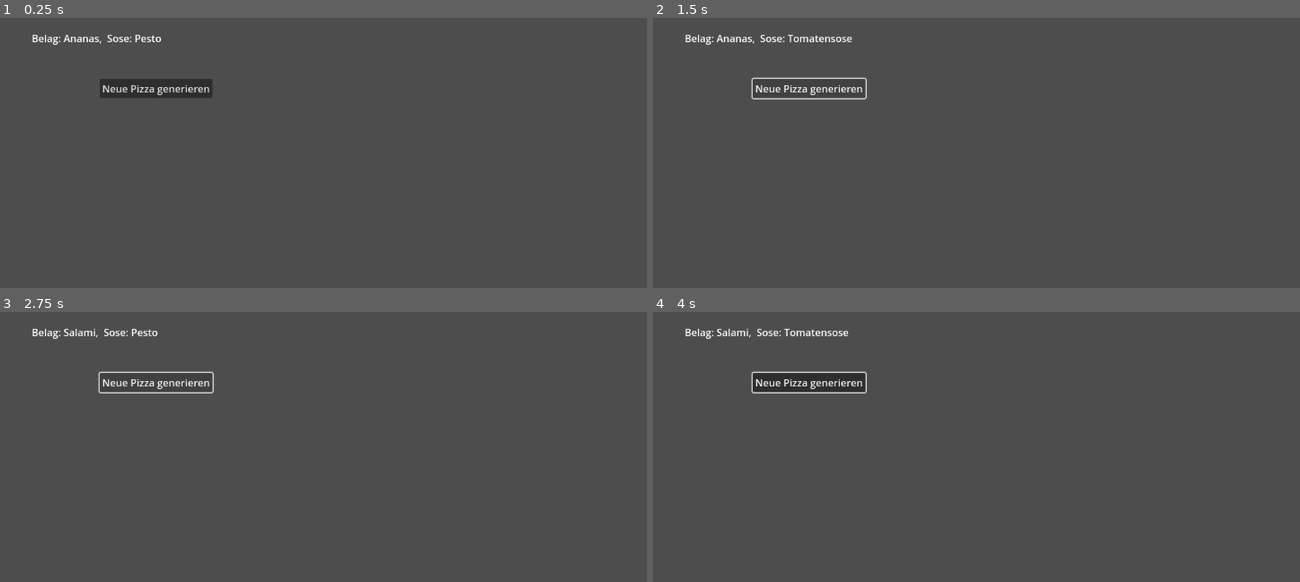
Above: before the commit, frames 1-4 (two rows, left to right).
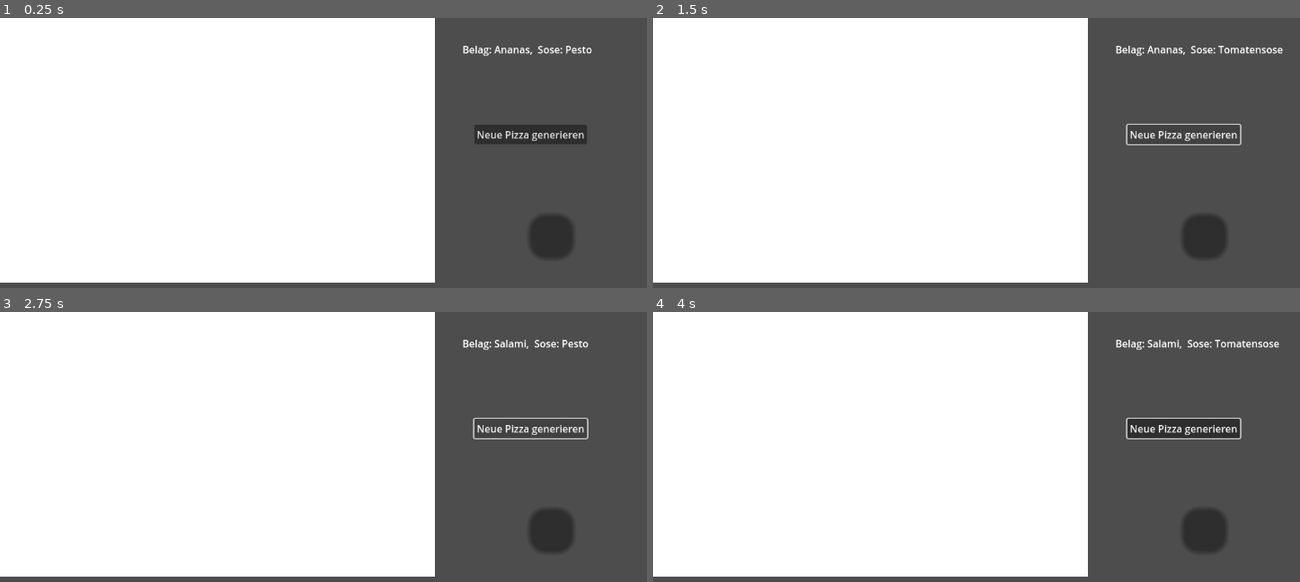
Above: after the commit, the same moments.

Repository: frndotmsn/pizzakatze
Game: Godot game, scene res://node_2d.tscn
The game is run twice, just before and just after one commit, with the same random seed, the same clock (stepped at 60 frames per second) and the same inputs.
Inputs (mouse positions are in pixels of both pictures, inside the frame that each line leads up to):
- Up to frame 1 (0.25 s): no input
- Up to frame 2 (1.5 s): click "Neue Pizza generieren" at 0.5 s; click "Neue Pizza generieren" at 1.25 s
- Up to frame 3 (2.75 s): click "Neue Pizza generieren" at 2 s
- Up to frame 4 (4 s): tap Enter at 2.75 s; move the mouse to (1170, 492) at 2.77 s; press the mouse at (1170, 492) at 2.78 s; tap Space at 3.5 s; move the mouse to (866, 533) at 3.52 s; release the mouse at (866, 533) at 3.53 s; click (866, 533) at 3.6 s

The runs differ from the first frame. In frame 1, 68% of the frame differs, in the area x 0-92%, y 0-99%; in frame 2, 68%; in frame 3, 67%; in frame 4, 68%, in the area x 0-97%, y 0-99%.

Commit message:
zeichenfläche hinzugefügt

Diff:
--- /dev/null
+++ b/DrawTable.gd
@@ -0,0 +1,37 @@
+extends Node2D
+
+var drawing = false
+var last_mouse_position: Vector2
+@export var current_color: Color = Color.BLACK
+@onready var rect = $ColorRect
+
+func set_color(new_color):
+	current_color = new_color
+
+# Called when the node enters the scene tree for the first time.
+func _ready():
+	pass # Replace with function body.
+
+func _input(event):
+	if rect.get_rect().has_point(get_local_mouse_position()):
+		if event.is_action_pressed("left_click"):
+			drawing = true
+			last_mouse_position = get_local_mouse_position()
+		elif event.is_action_released("left_click"):
+			drawing = false
+
+		if event is InputEventMouseMotion and drawing:
+			_draw_line()
+			last_mouse_position = get_local_mouse_position()
+
+func _draw_line():
+	var line2d = Line2D.new()
+	line2d.add_point(last_mouse_position + (last_mouse_position - get_local_mouse_position()).normalized())
+	line2d.add_point(get_local_mouse_position() + (get_local_mouse_position() - last_mouse_position).normalized())
+	line2d.width = 6
+	line2d.default_color = current_color
+	line2d.antialiased = true
+	add_child(line2d)
+# Called every frame. 'delta' is the elapsed time since the previous frame.
+func _process(delta):
+	pass
--- a/node_2d.tscn
+++ b/node_2d.tscn
@@ -1,24 +1,37 @@
-[gd_scene load_steps=2 format=3 uid="uid://be7n07juhtosw"]
+[gd_scene load_steps=3 format=3 uid="uid://be7n07juhtosw"]
 
 [ext_resource type="Script" path="res://Label.gd" id="1_opdar"]
+[ext_resource type="Script" path="res://DrawTable.gd" id="2_4t4tb"]
 
 [node name="Node2D" type="Node2D"]
+script = ExtResource("2_4t4tb")
+
+[node name="ColorRect" type="ColorRect" parent="."]
+offset_right = 698.0
+offset_bottom = 426.0
 
 [node name="Label" type="Label" parent="."]
-offset_left = 51.0
-offset_top = 21.0
-offset_right = 361.0
-offset_bottom = 44.0
+offset_left = 742.0
+offset_top = 39.0
+offset_right = 1052.0
+offset_bottom = 62.0
 text = "Pizzaart
 "
 script = ExtResource("1_opdar")
 
 [node name="Button" type="Button" parent="."]
-offset_left = 160.0
-offset_top = 98.0
-offset_right = 341.0
-offset_bottom = 129.0
+offset_left = 761.0
+offset_top = 172.0
+offset_right = 942.0
+offset_bottom = 203.0
 text = "Neue Pizza generieren
 "
 
+[node name="ColorPickerButton" type="ColorPickerButton" parent="."]
+offset_left = 849.0
+offset_top = 316.0
+offset_right = 857.0
+offset_bottom = 324.0
+scale = Vector2(8.98179, 8.98179)
+
 [connection signal="pressed" from="Button" to="Label" method="neuePizzabeschreibung"]
--- a/project.godot
+++ b/project.godot
@@ -14,3 +14,16 @@
 run/main_scene="res://node_2d.tscn"
 config/features=PackedStringArray("4.2", "Forward Plus")
 config/icon="res://icon.svg"
+
+[input]
+
+left_click={
+"deadzone": 0.5,
+"events": [Object(InputEventMouseButton,"resource_local_to_scene":false,"resource_name":"","device":-1,"window_id":0,"alt_pressed":false,"shift_pressed":false,"ctrl_pressed":false,"meta_pressed":false,"button_mask":0,"position":Vector2(0, 0),"global_position":Vector2(0, 0),"factor":1.0,"button_index":1,"canceled":false,"pressed":false,"double_click":false,"script":null)
+]
+}
+right_click={
+"deadzone": 0.5,
+"events": [Object(InputEventMouseButton,"resource_local_to_scene":false,"resource_name":"","device":-1,"window_id":0,"alt_pressed":false,"shift_pressed":false,"ctrl_pressed":false,"meta_pressed":false,"button_mask":0,"position":Vector2(0, 0),"global_position":Vector2(0, 0),"factor":1.0,"button_index":2,"canceled":false,"pressed":false,"double_click":false,"script":null)
+]
+}
